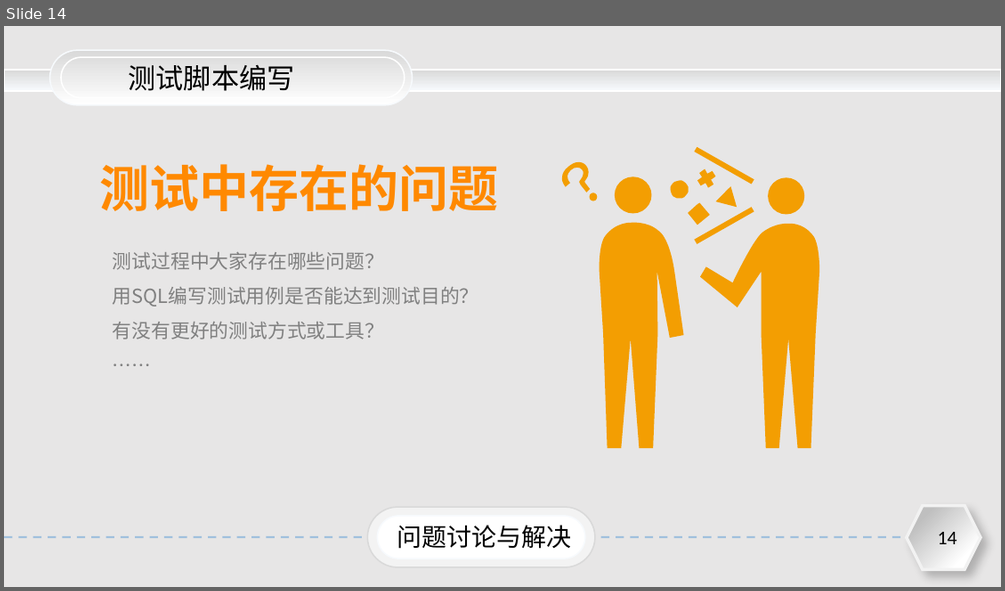
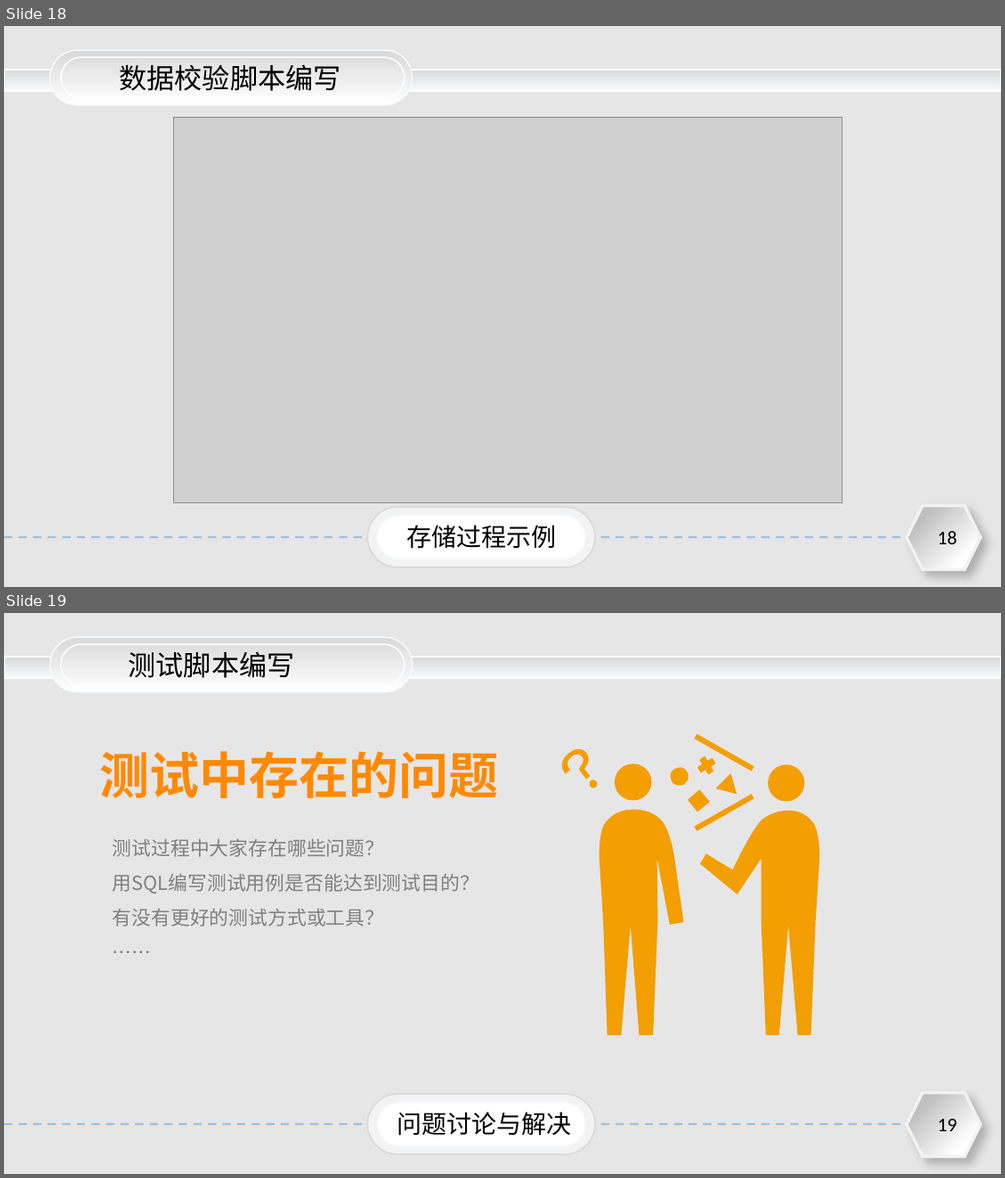
Before and after one commit to jimmyue/skills, a slide deck: 如何用SQL编写测试用例.pptx. Shown one above the other, each under a label of ours: slide 14 before the commit, slides 18 and 19 after it. The pictures are 1005x591 and 1005x1178 pixels, drawn with LibreOffice and Linux fonts; fonts in the diff are those of the drawing; grey boxes stand for pictures. Boxes give left, top, right and bottom in pixels: in the first picture for what was removed or moved away, otherwise in the second. Text is boxed around its words. In the diff, an @@ line names an element or a change of style, - is before the commit and + after.

```diff
--- a/如何用SQL编写测试用例.pptx
+++ b/如何用SQL编写测试用例.pptx
@@ slide 18 added at (x1=4, y1=26, x2=1001, y2=587), background #E7E6E6; not listed: 8 template elements that a slide beside it also shows @@
@@ text added at (x1=119, y1=64, x2=340, y2=91), 20 pt, text #000000 @@
+数据校验脚本编写
@@ picture added at (x1=173, y1=118, x2=842, y2=502) @@
@@ text added at (x1=406, y1=524, x2=556, y2=548), 18 pt, text #000000 @@
+存储过程示例
@@ what was slide 14 is now slide 19 @@
@@ page number at (x1=938, y1=1119, x2=957, y2=1131): text changed @@
-14
+19
```
Also in this commit, not shown: 9 slides changed, 7 other slides added, 3 slides removed.
